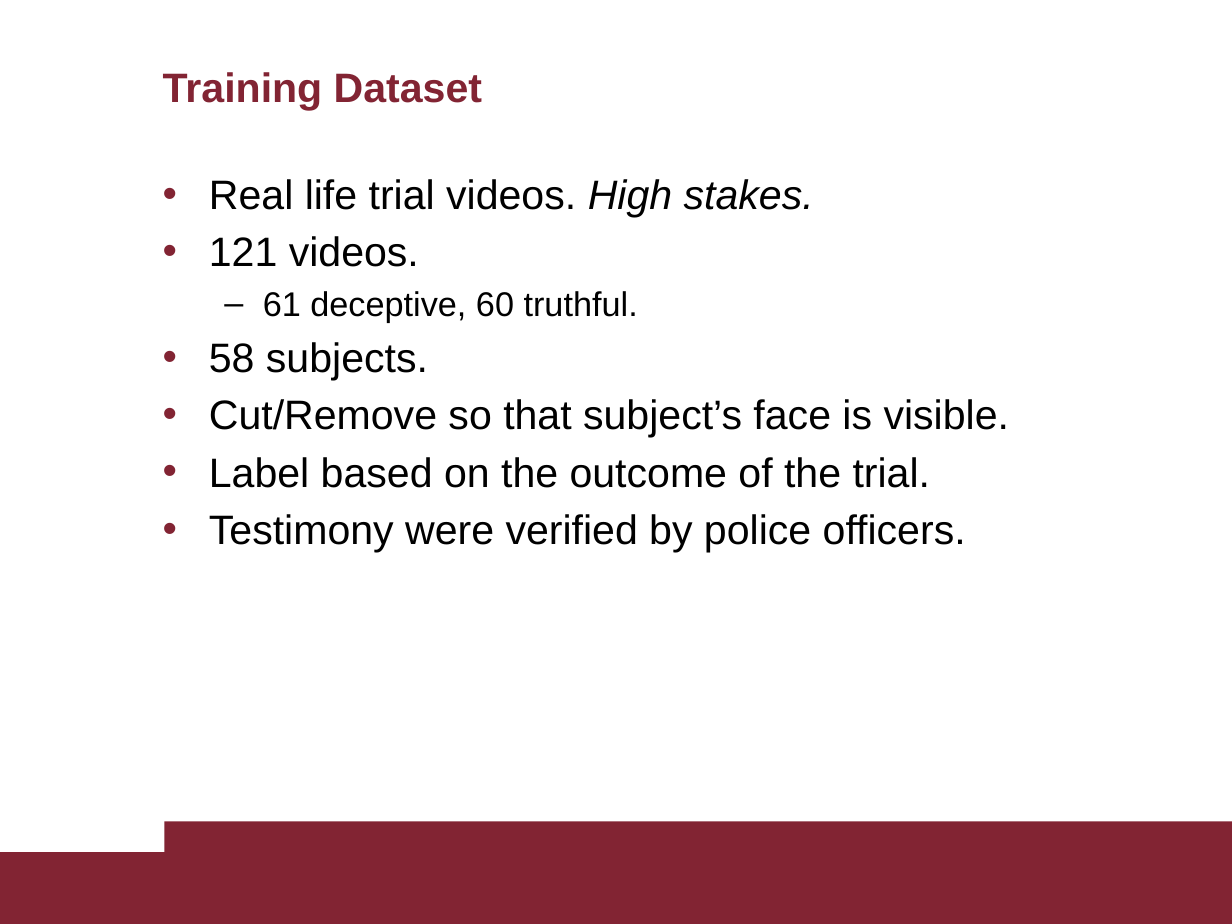
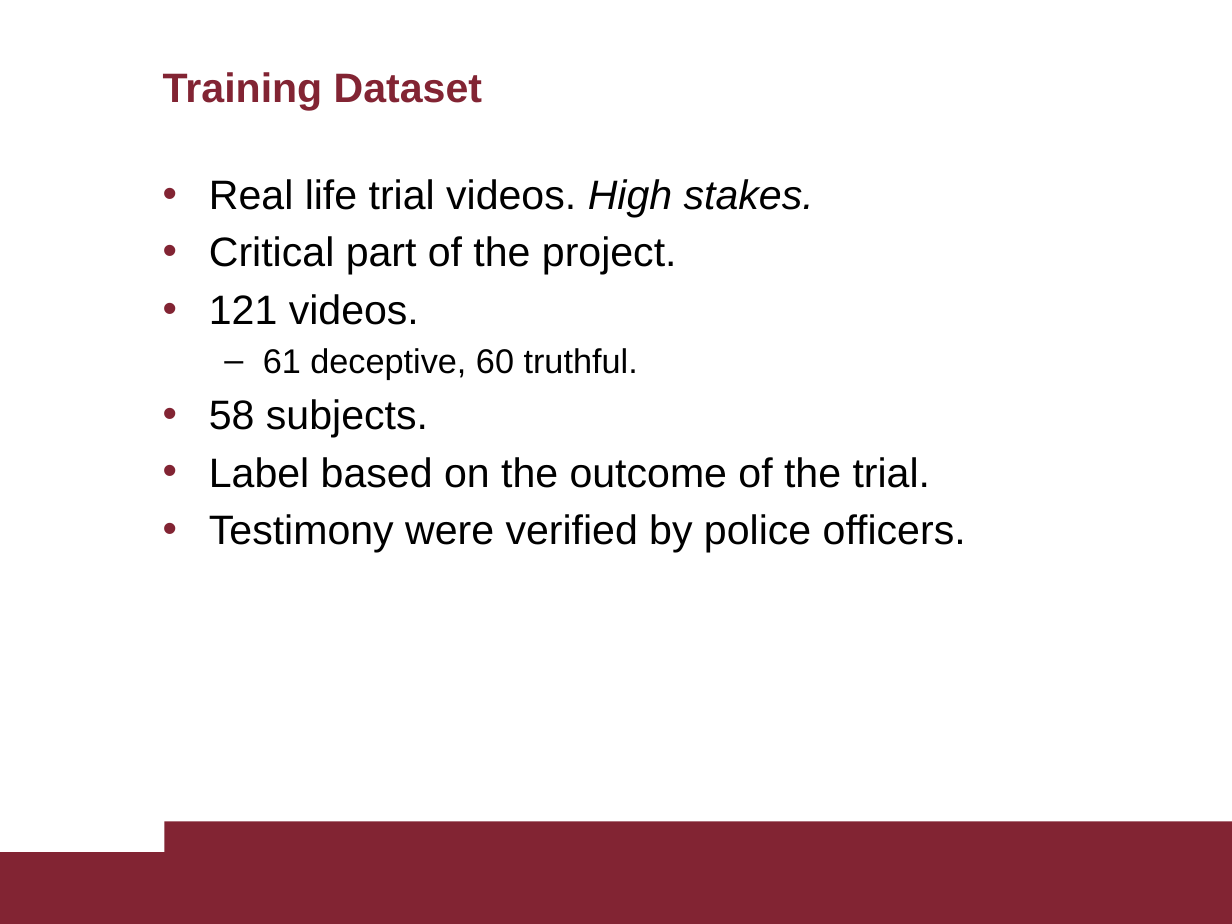
Before and after one commit to AscaL/thesis, a slide deck: slide 16 of Tesi Emanuele Orfanelli 1383726.pptx (slide 17 before the commit). Drawn at 1232x924 pixels with LibreOffice and Linux fonts; fonts in the diff are those of the drawing. Boxes give left, top, right and bottom in pixels: in the first picture for what was removed or moved away, otherwise in the second. Text is boxed around its words. In the diff, an @@ line names an element or a change of style, - is before the commit and + after.

```diff
--- a/Tesi Emanuele Orfanelli 1383726.pptx
+++ b/Tesi Emanuele Orfanelli 1383726.pptx
@@ text at <box>209,236,677,275</box>: paragraph added @@
+• Critical part of the project.
@@ text at <box>209,399,1010,438</box>: paragraph removed @@
-• Cut/Remove so that subject’s face is visible.
```
Also in this commit, not shown: 23 other slides changed, 2 slides removed.
